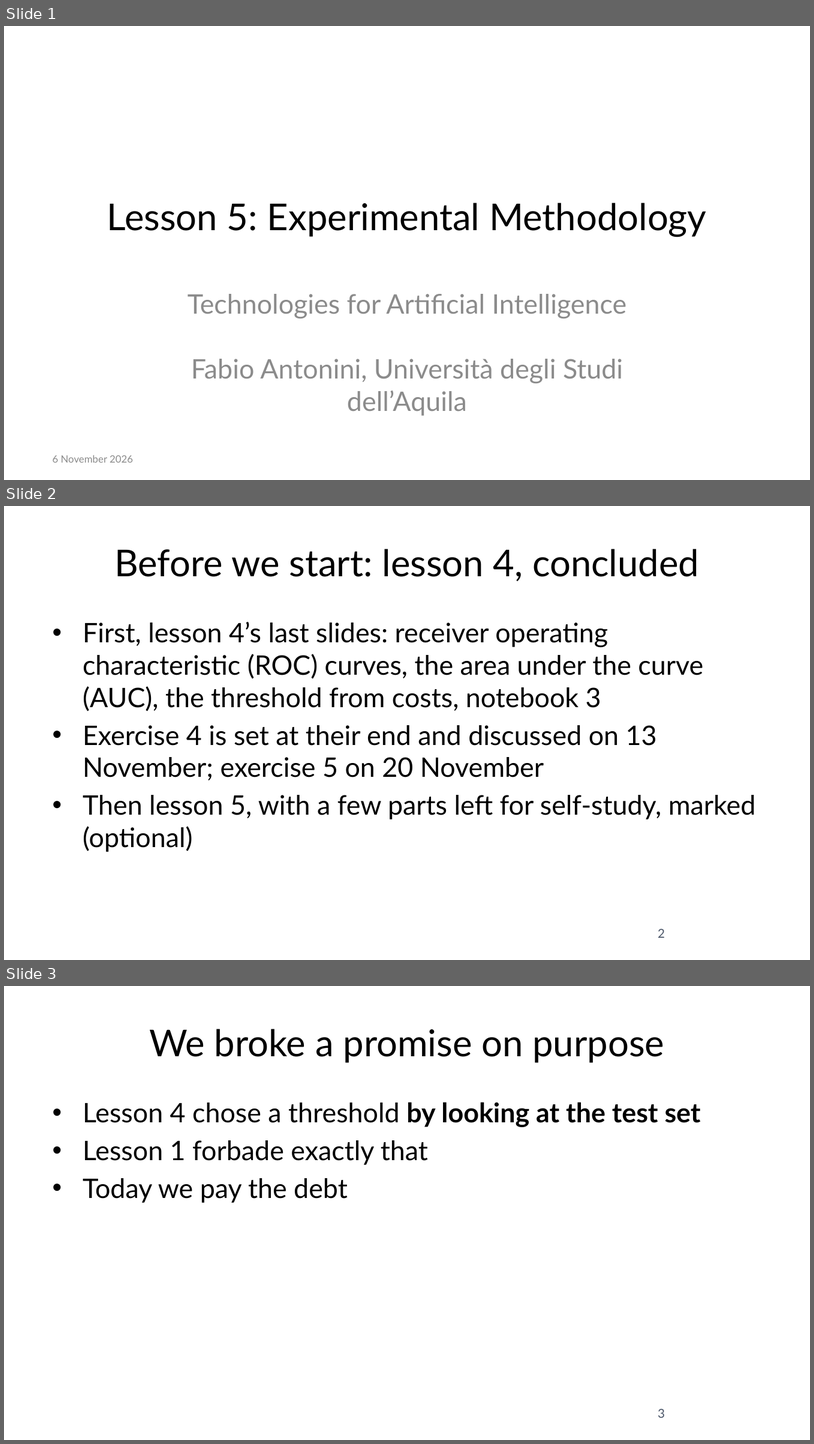
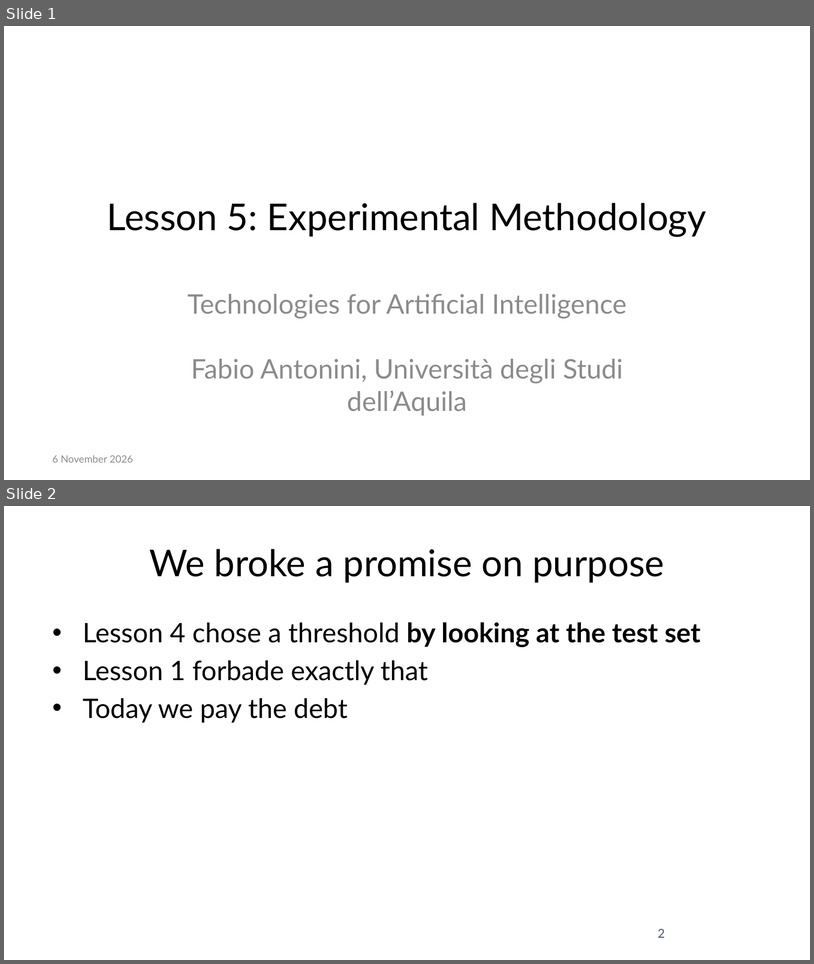
Before and after one commit to fabioantonini/technologies-for-artificial-intelligence, a slide deck: Lessons/05_experimental_methodology/Slides/experimental_methodology_slides.pptx. Shown one above the other, each under a label of ours: slides 1, 2 and 3 before the commit, slides 1 and 2 after it. The pictures are 814x1444 and 814x964 pixels, drawn with LibreOffice and Linux fonts; fonts in the diff are those of the drawing; background and template pictures are left out. Boxes give left, top, right and bottom in pixels: in the first picture for what was removed or moved away, otherwise in the second. Text is boxed around its words. In the diff, an @@ line names an element or a change of style, - is before the commit and + after.

```diff
--- a/Lessons/05_experimental_methodology/Slides/experimental_methodology_slides.pptx
+++ b/Lessons/05_experimental_methodology/Slides/experimental_methodology_slides.pptx
@@ slide 2 removed at (x1=4, y1=506, x2=810, y2=960), background #FFFFFF @@
@@ title removed at (x1=114, y1=549, x2=699, y2=581) @@
-Before we start: lesson 4, concluded
@@ text removed at (x1=83, y1=622, x2=756, y2=852) @@
-• First, lesson 4’s last slides: receiver operating characteristic (ROC) curves, the area under the curve (AUC), the threshold from costs, notebook 3
-• Exercise 4 is set at their end and discussed on 13 November; exercise 5 on 20 November
-• Then lesson 5, with a few parts left for self-study, marked (optional)
@@ page number removed at (x1=658, y1=928, x2=665, y2=937) @@
-2
@@ what was slide 3 is now slide 2 @@
@@ page number at (x1=658, y1=928, x2=665, y2=937): text changed @@
-3
+2
```
Also in this commit, not shown: 12 slides changed, 14 other files.
